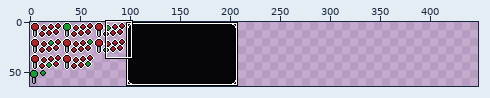
Edited in one commit: sprite sheet (Assets/Sprites/UI/TutUI.png). Above: a wide view before the commit, with the close-up outlined.
Close-up. As it was:
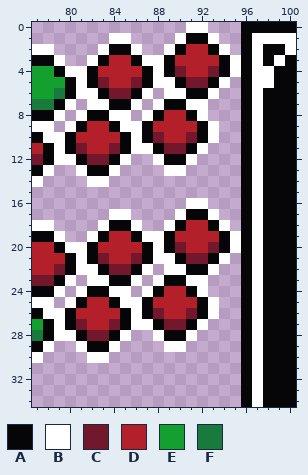
The file is 208x64 pixels. Shown: x 77..100, y 0..34. The old version is drawn lined up with the new one, on the new canvas. The commit also changed other parts of the picture, which this record leaves out.
Palette (. is transparent): A #060608  B #ffffff  C #73172d  D #b4202a  E #14a02e  F #1a7a3e
Pixels before, first column x 77:
 0 ..............BB...AAAAA
 1 .......BB....BAAB..ABBBB
 2 BB....BAAB..BADDAB.ABAAB
 3 AAB..BADDABBADDDDABABABA
 4 EEABBADDDDABACDDCABABBAA
 5 EEEABACDDCABBACCAB.ABBAA
 6 EEFABBACCAB.BBAAB..ABAAA
 7 FFAB.BBAAB.BAABB...ABAAA
 8 AAB.BAABB.BADDAB...ABAAA
 9 BB.BADDABBADDDDAB..ABAAA
10 ABBADDDDABACDDCAB..ABAAA
11 DABACDDCABBACCAB...ABAAA
12 CABBACCAB..BAAB....ABAAA
13 AB..BAAB....BB.....ABAAA
14 B....BB............ABAAA
15 ...................ABAAA
16 ..............BB...ABAAA
17 .......BB....BAAB..ABAAA
18 BB....BAAB..BADDAB.ABAAA
19 AAB..BADDABBADDDDABABAAA
20 DDABBADDDDABACDDCABABAAA
21 DDDABACDDCABBACCAB.ABAAA
22 DDCABBACCAB.BBAAB..ABAAA
23 CCAB.BBAAB.BAABB...ABAAA
24 AAB.BAABB.BADDAB...ABAAA
25 BB.BADDABBADDDDAB..ABAAA
26 ABBADDDDABACDDCAB..ABAAA
27 EABACDDCABBACCAB...ABAAA
28 FABBACCAB..BAAB....ABAAA
29 AB..BAAB....BB.....ABAAA
30 B....BB............ABAAA
31 ...................ABAAA
32 ...................ABAAA
33 ...................ABAAA
34 ...................ABAAA
After the commit:
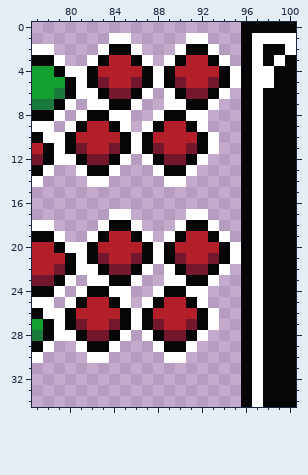
What changed:
canvas 208x64 -> 448x64
Changed rows in their new state; - is an unchanged pixel.
first column x 86:
 0 -----..---
 1 ----.BB.--
 2 ---.BAAB.-
 3 --.BA--AB.
 4 ----D--D--
 5 ---ACDDCAB
 6 ----ACCAB-
 7 --.BBAAB--
 8 -.BAAB----
 9 .BA--AB.--
10 --D--D----
11 -ACDDCAB--
12 -BACCAB---
13 --BAAB----
14 ---BB-----
16 -----..---
17 ----.BB.--
18 ---.BAAB.-
19 --.BA--AB.
20 ----D--D--
21 ---ACDDCAB
22 ----ACCAB-
23 --.BBAAB--
24 -.BAAB----
25 .BA--AB.--
26 --D--D----
27 -ACDDCAB--
28 -BACCAB---
29 --BAAB----
30 ---BB-----
